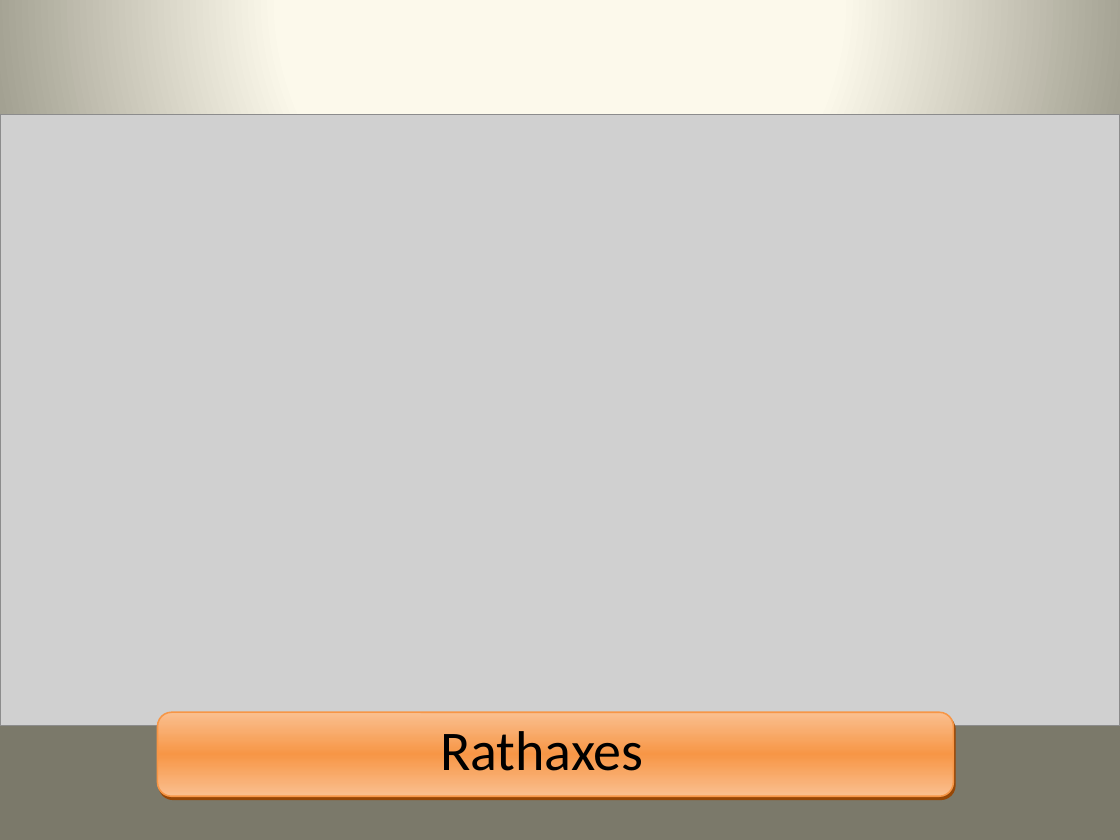
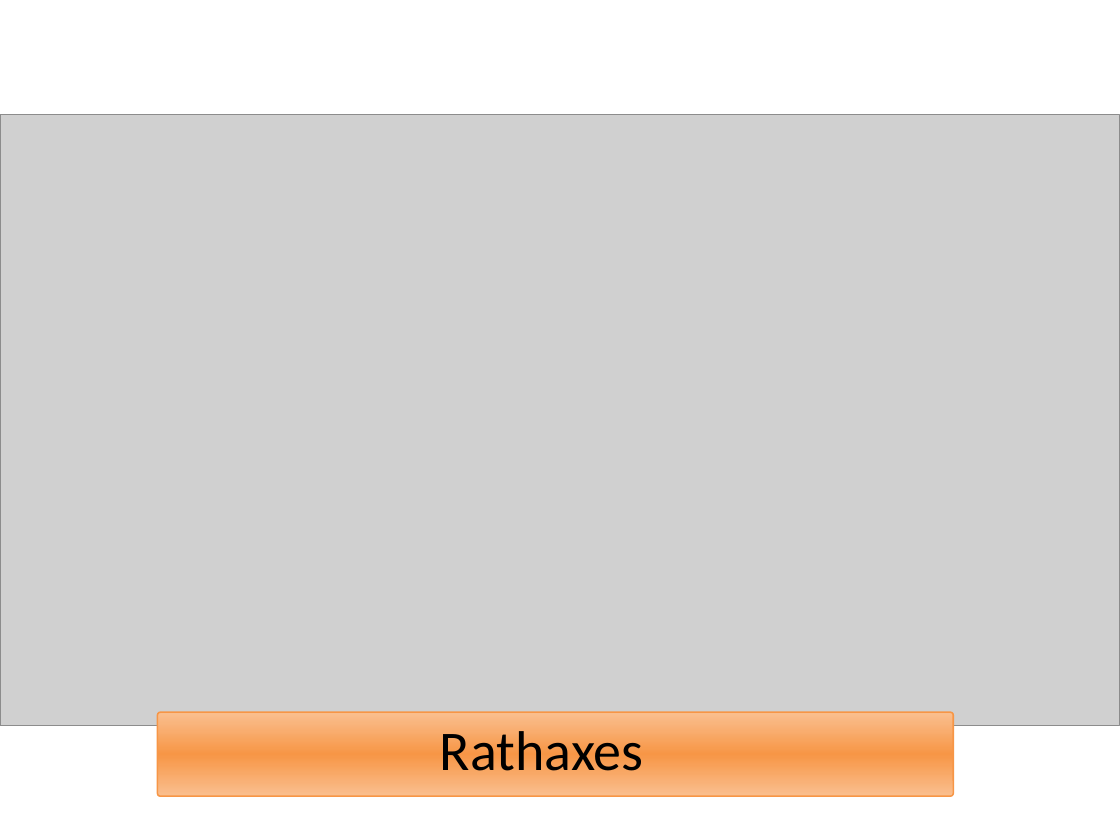
Before and after one commit to npalix/rathaxes, a slide deck: slide 1 of com/slides/2008_TDOSEStand.pptx. Drawn at 1120x840 pixels with LibreOffice and Linux fonts; fonts in the diff are those of the drawing; grey boxes stand for pictures. Boxes give left, top, right and bottom in pixels: in the first picture for what was removed or moved away, otherwise in the second. Text is boxed around its words. In the diff, an @@ line names an element or a change of style, - is before the commit and + after.

```diff
--- a/com/slides/2008_TDOSEStand.pptx
+++ b/com/slides/2008_TDOSEStand.pptx
@@ background gradient #FEFCEE to #FDFAEA to #7B796B to #FFFFFF @@
@@ rounded rectangle at (x1=158, y1=712, x2=954, y2=796): outline #F79646 1 pt to #F79646 0.99 pt; shadow off; proportions changed @@
```
Also in this commit, not shown: 5 other slides changed, 1 other file.
